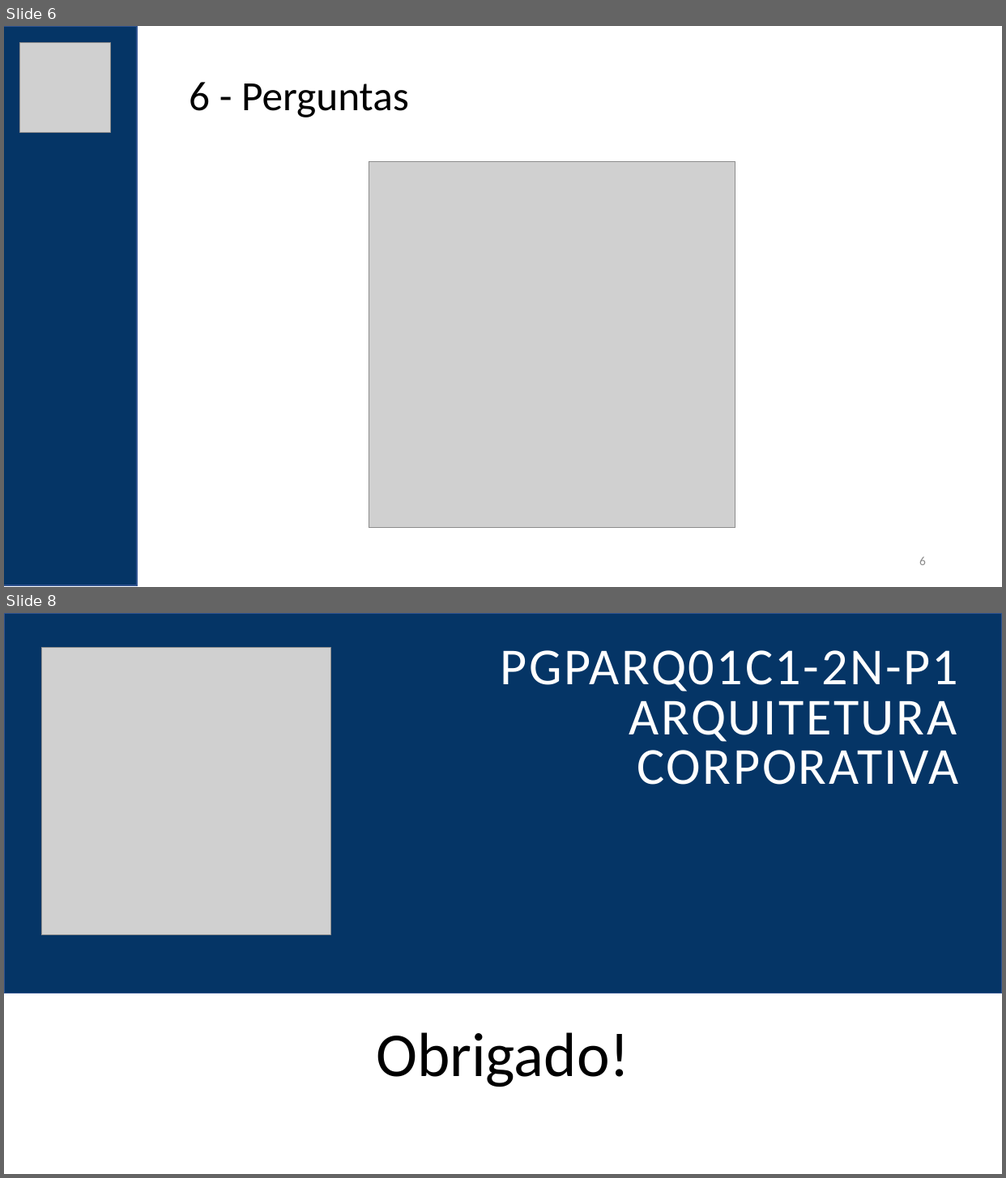
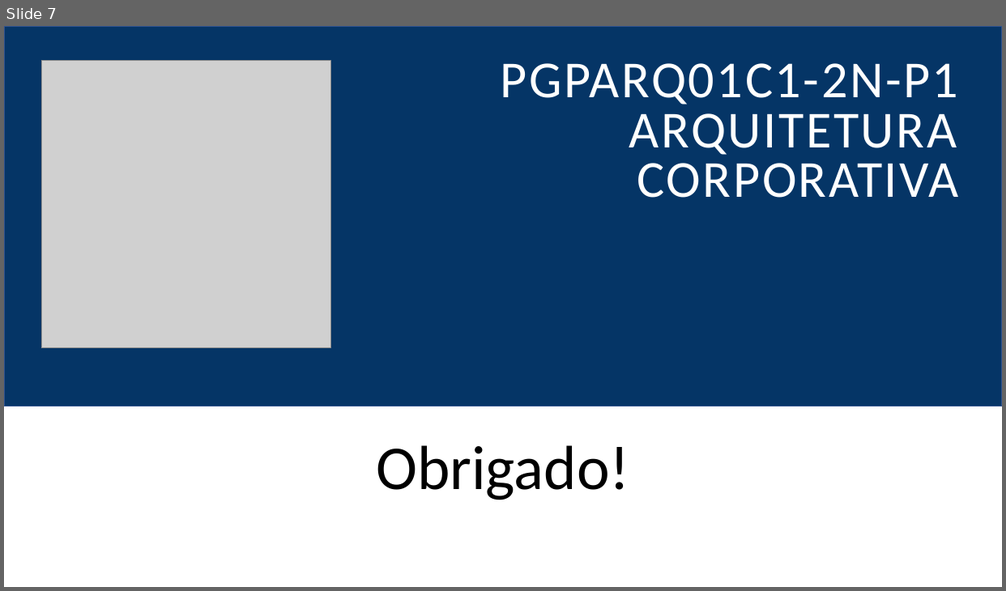
Before and after one commit to felipementel/inefnet-arq-corp, a slide deck: PGPARQ01C1-2N-P1-Arquitetura-Corporativa.pptx. Shown one above the other, each under a label of ours: slides 6 and 8 before the commit, slide 7 after it; the slides between them are not shown. The pictures are 1006x1178 and 1006x591 pixels, drawn with LibreOffice and Linux fonts; fonts in the diff are those of the drawing; grey boxes stand for pictures. Boxes give left, top, right and bottom in pixels: in the first picture for what was removed or moved away, otherwise in the second. Text is boxed around its words. In the diff, an @@ line names an element or a change of style, - is before the commit and + after.

```diff
--- a/PGPARQ01C1-2N-P1-Arquitetura-Corporativa.pptx
+++ b/PGPARQ01C1-2N-P1-Arquitetura-Corporativa.pptx
@@ slide 6 removed at (4,26,1002,587), background #FFFFFF @@
@@ rectangle removed at (4,26,137,586) @@
@@ picture removed at (19,42,110,132) @@
@@ text removed at (189,82,409,118) @@
-6 - Perguntas
@@ picture removed at (369,161,736,528) @@
@@ page number removed at (919,557,926,565) @@
-6
@@ what was slide 8 is now slide 7 @@
```
Also in this commit, not shown: 1 slide changed, 5 slides added, 5 other slides removed.
